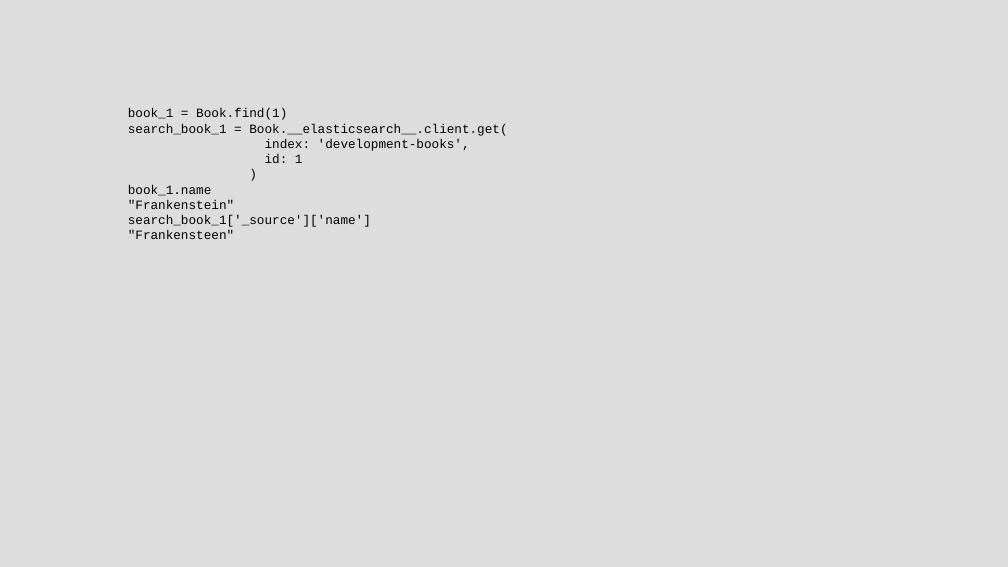
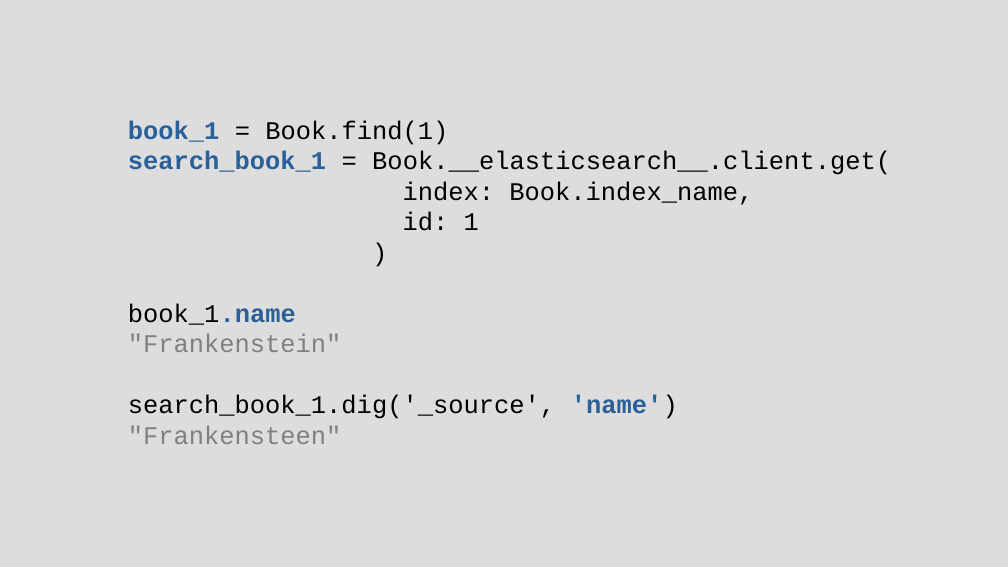
Before and after one commit to chriscressman/architecting-a-search-feature, a slide deck: slide 113 of presentation.odp. Drawn at 1008x567 pixels with LibreOffice and Linux fonts; fonts in the diff are those of the drawing. Boxes give left, top, right and bottom in pixels: in the first picture for what was removed or moved away, otherwise in the second. Text is boxed around its words. In the diff, an @@ line names an element or a change of style, - is before the commit and + after.

```diff
--- a/presentation.odp
+++ b/presentation.odp
@@ text "book_1 = Book.find(1)": place and size @@
-text "book_1 = Book.find(1)" at (128, 108, 507, 239)
+text "book_1 = Book.find(1)" at (128, 120, 891, 444)
@@ text at (128, 120, 891, 444): size 10 to 20 pt in "book_1 = Book.find(1)", "search_book_1 = Book.__elasticsearch__.client.get(", "id: 1", ")" and 3 more places; text colour #000000 to #2A6099, bold on in "book_1", "search_book_1", "book_1.name"; text colour #000000 to #808080 in ""Frankenstein"", ""Frankensteen"" @@
@@ text at (403, 181, 753, 205): text changed; size 10 to 20 pt @@
-index: 'development-books',
+index: Book.index_name,
@@ text at (128, 395, 678, 419): text changed; size 10 to 20 pt @@
-search_book_1['_source']['name']
+search_book_1.dig('_source', 'name')
```
Also in this commit, not shown: 21 other slides changed, 6 slides added, 4 slides removed.
